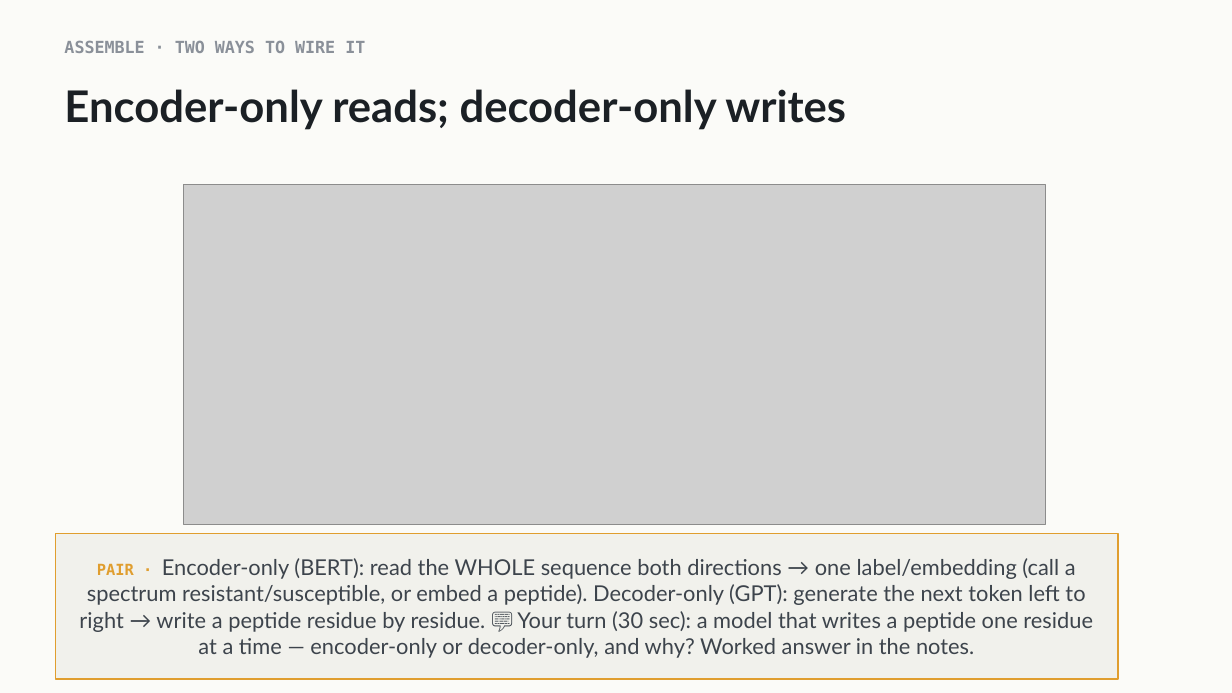
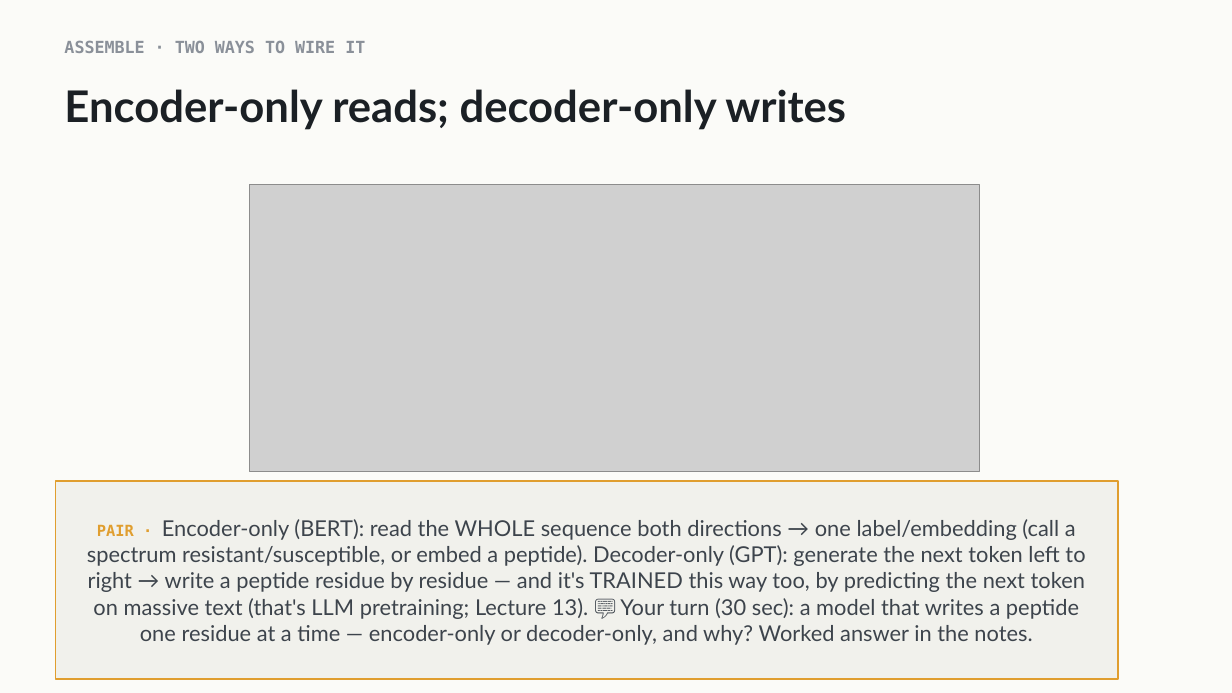
Before and after one commit to indigobio/msacl_dl_course, a slide deck: slide 10 of slides/pptx/lecture08_transformer.pptx. Drawn at 1232x693 pixels with LibreOffice and Linux fonts; fonts in the diff are those of the drawing; grey boxes stand for pictures. Boxes give left, top, right and bottom in pixels: in the first picture for what was removed or moved away, otherwise in the second. Text is boxed around its words. In the diff, an @@ line names an element or a change of style, - is before the commit and + after.

```diff
--- a/slides/pptx/lecture08_transformer.pptx
+++ b/slides/pptx/lecture08_transformer.pptx
@@ picture resized from (x1=183, y1=185, x2=1045, y2=524) to (x1=250, y1=185, x2=979, y2=472) @@
@@ rectangle "PAIR · Encoder-only (BERT): read ..." resized from (x1=55, y1=533, x2=1118, y2=679) to (x1=55, y1=482, x2=1118, y2=679) @@
@@ text in rectangle at (x1=87, y1=519, x2=1085, y2=645): text changed @@
-PAIR · Encoder-only (BERT): read the WHOLE sequence both directions → one label/embedding (call a spectrum resistant/susceptible, or embed a peptide). Decoder-only (GPT): generate the next token left to right → write a peptide residue by residue. 💬 Your turn (30 sec): a model that writes a peptide one residue at a time — encoder-only or decoder-only, and why? Worked answer in the notes.
+PAIR · Encoder-only (BERT): read the WHOLE sequence both directions → one label/embedding (call a spectrum resistant/susceptible, or embed a peptide). Decoder-only (GPT): generate the next token left to right → write a peptide residue by residue — and it's TRAINED this way too, by predicting the next token on massive text (that's LLM pretraining; Lecture 13). 💬 Your turn (30 sec): a model that writes a peptide one residue at a time — encoder-only or decoder-only, and why? Worked answer in the notes.
```
Also in this commit, not shown: 10 other files.
